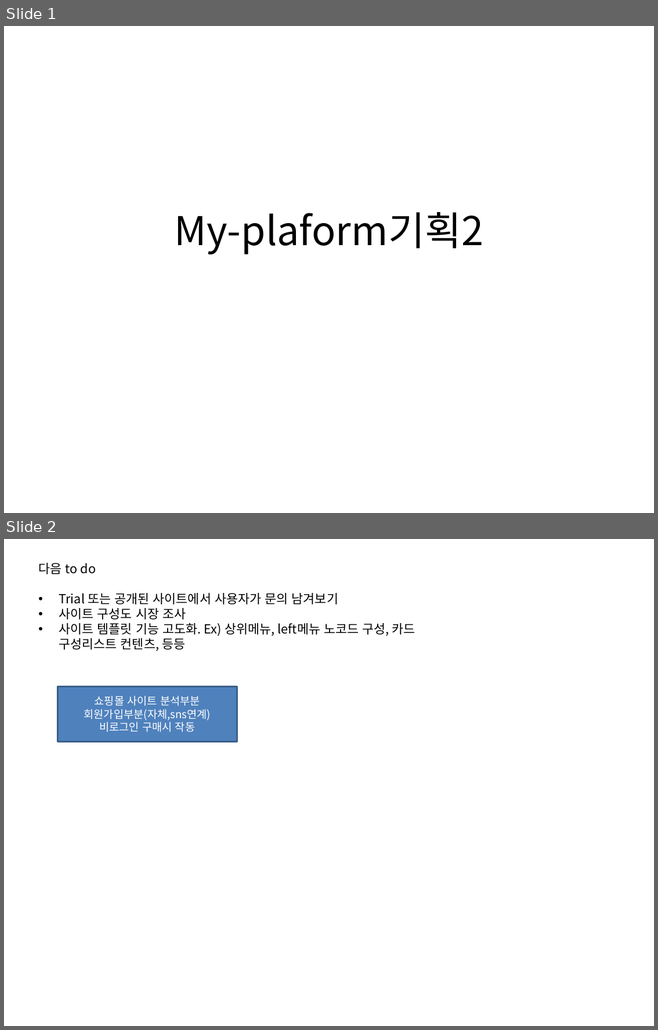
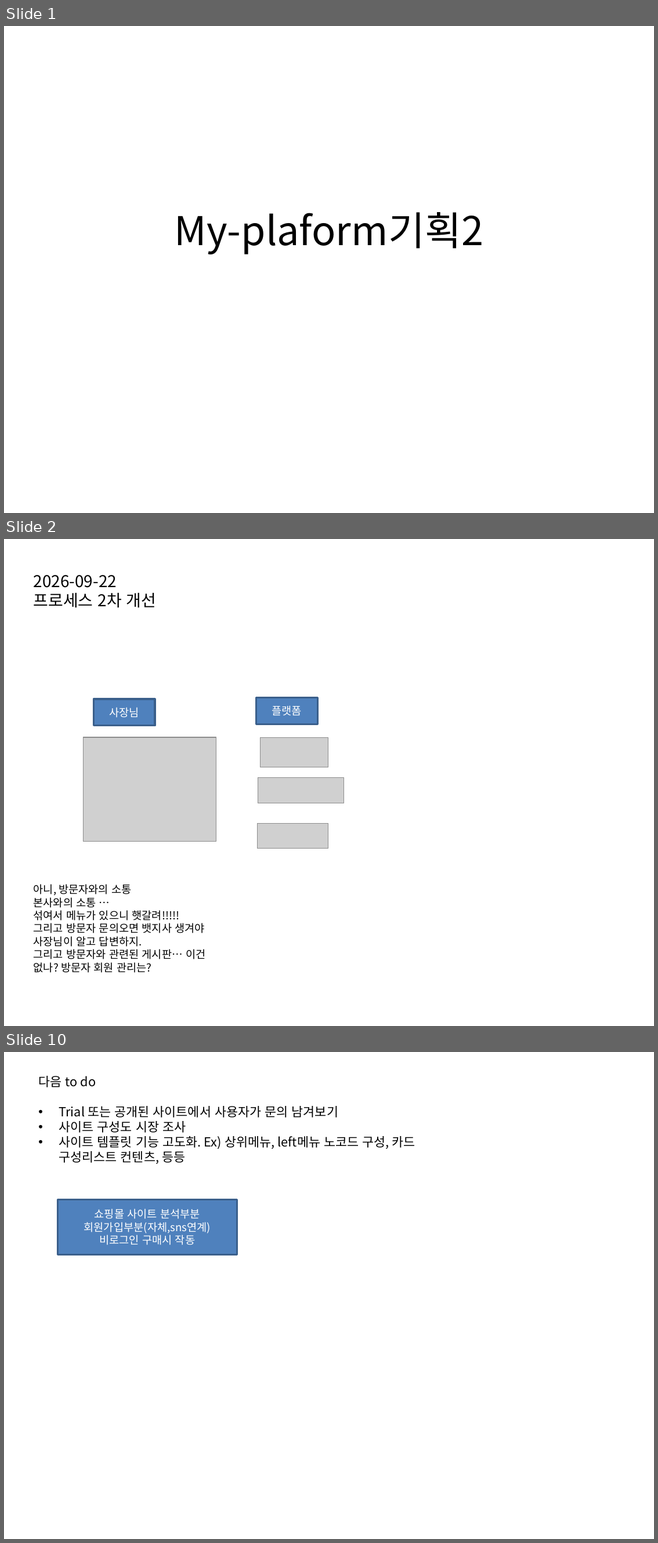
Before and after one commit to oksusoo1/homepageDev, a slide deck: My-plaform기획2.pptx. Shown one above the other, each under a label of ours: slides 1 and 2 before the commit, slides 1, 2 and 10 after it; the slides between them are not shown. The pictures are 658x1030 and 658x1543 pixels, drawn with LibreOffice and Linux fonts; fonts in the diff are those of the drawing; grey boxes stand for pictures. Boxes give left, top, right and bottom in pixels: in the first picture for what was removed or moved away, otherwise in the second. Text is boxed around its words. In the diff, an @@ line names an element or a change of style, - is before the commit and + after.

```diff
--- a/My-plaform기획2.pptx
+++ b/My-plaform기획2.pptx
@@ slide 2 added at (4,539,654,1026), background #FFFFFF @@
@@ text added at (34,575,157,608), 18 pt, text #000000 @@
+2026-09-22
+프로세스 2차 개선
@@ rectangle added at (94,699,155,725), fill #4F81BD, outline #3A5F8C 2 pt, 12 pt, text #FFFFFF @@
+사장님
@@ rectangle added at (256,697,317,724), fill #4F81BD, outline #3A5F8C 2 pt, 12 pt, text #FFFFFF @@
+플랫폼
@@ picture added at (83,737,216,841) @@
@@ picture added at (260,738,328,768) @@
@@ picture added at (258,777,344,803) @@
@@ picture added at (257,824,328,848) @@
@@ text added at (34,884,205,973), 12 pt, text #000000 @@
+아니, 방문자와의 소통
+본사와의 소통 …
+섞여서 메뉴가 있으니 햇갈려!!!!!
+그리고 방문자 문의오면 뱃지사 생겨야 사장님이 알고 답변하지.
+그리고 방문자와 관련된 게시판… 이건 없나? 방문자 회원 관리는?
@@ what was slide 2 is now slide 10 @@
```
Also in this commit, not shown: 7 other slides added.
